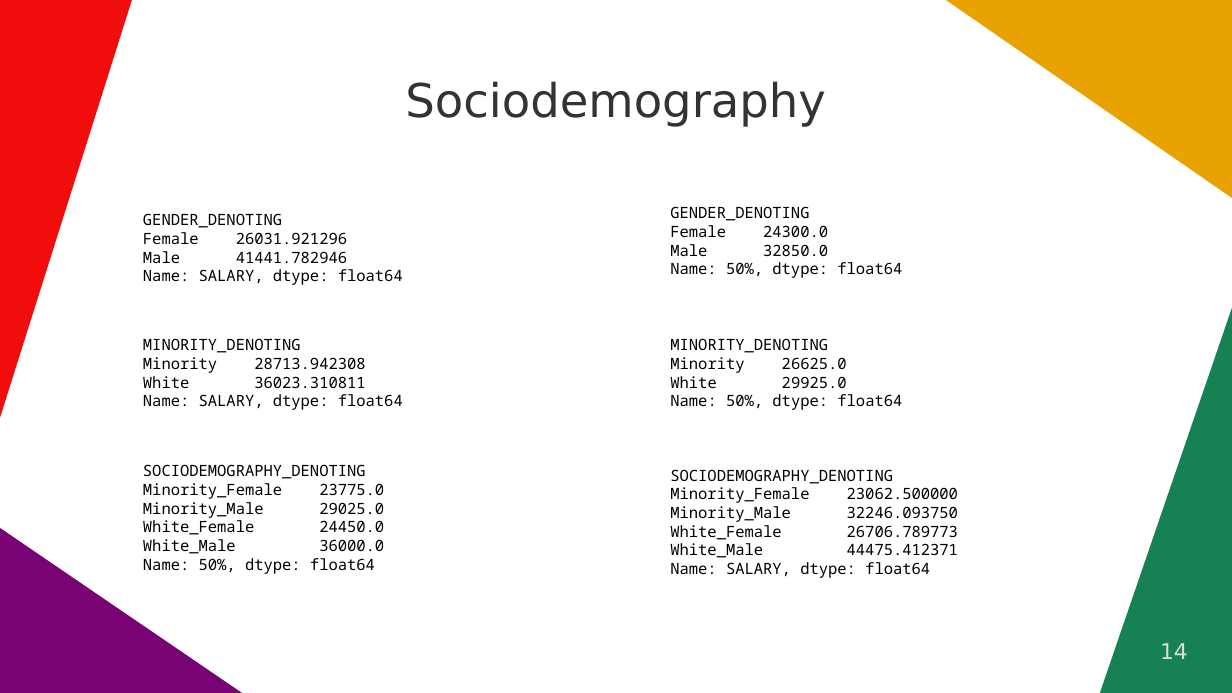
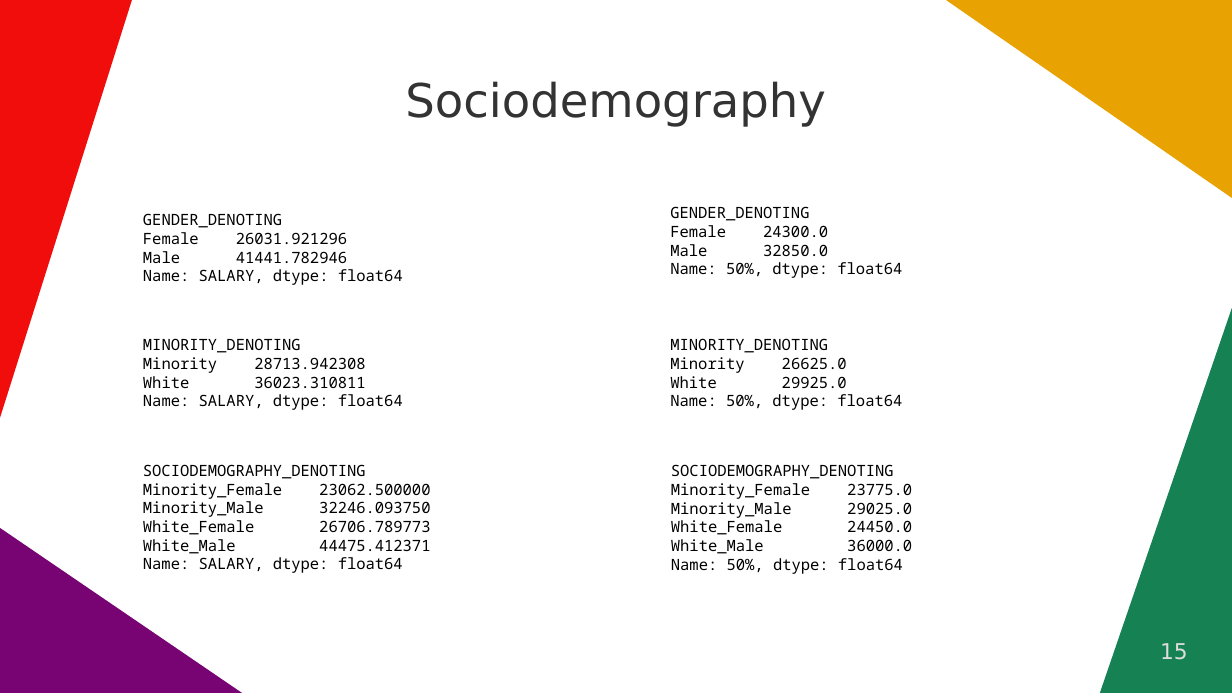
Before and after one commit to amStraszenrand/NeueFische_FirstProject_EDA, a slide deck: slide 15 of Presentation.odp (slide 14 before the commit). Drawn at 1232x693 pixels with LibreOffice and Linux fonts; fonts in the diff are those of the drawing. Boxes give left, top, right and bottom in pixels: in the first picture for what was removed or moved away, otherwise in the second. Text is boxed around its words. In the diff, an @@ line names an element or a change of style, - is before the commit and + after.

```diff
--- a/Presentation.odp
+++ b/Presentation.odp
@@ text "SOCIODEMOGRAPHY_DENOTING": place and size @@
-text "SOCIODEMOGRAPHY_DENOTING" at [670,469,958,578]
+text "SOCIODEMOGRAPHY_DENOTING" at [143,464,430,573]
@@ text "SOCIODEMOGRAPHY_DENOTING": place and size @@
-text "SOCIODEMOGRAPHY_DENOTING" at [143,464,384,574]
+text "SOCIODEMOGRAPHY_DENOTING" at [671,464,912,574]
@@ page number at [1160,643,1188,660]: text changed @@
-14
+15
```
Also in this commit, not shown: 1 other slide changed, 2 slides added, 2 other files.
